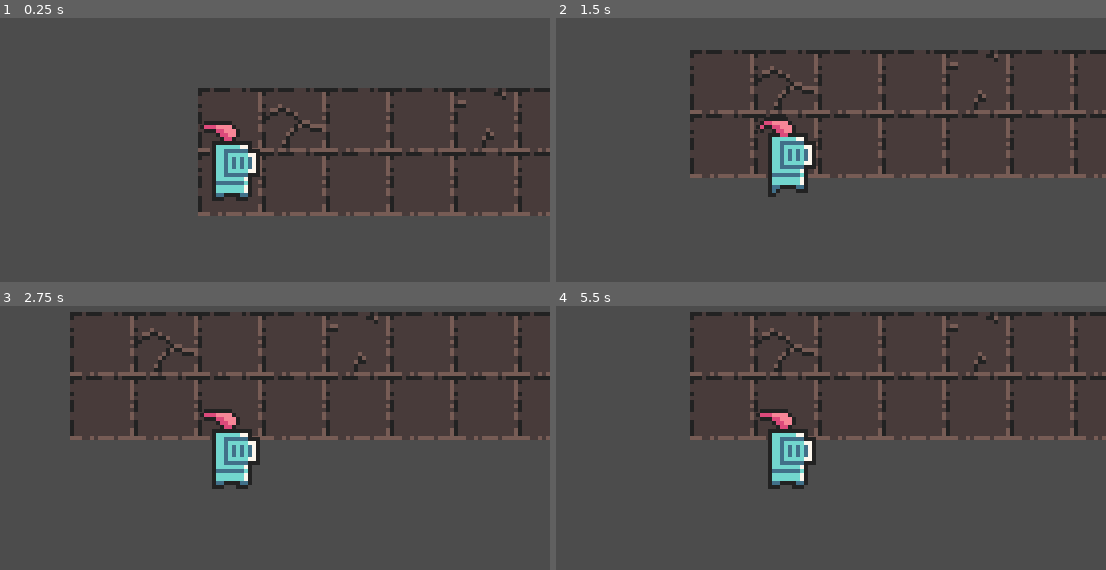
Above: before the commit, frames 1-4 (two rows, left to right).
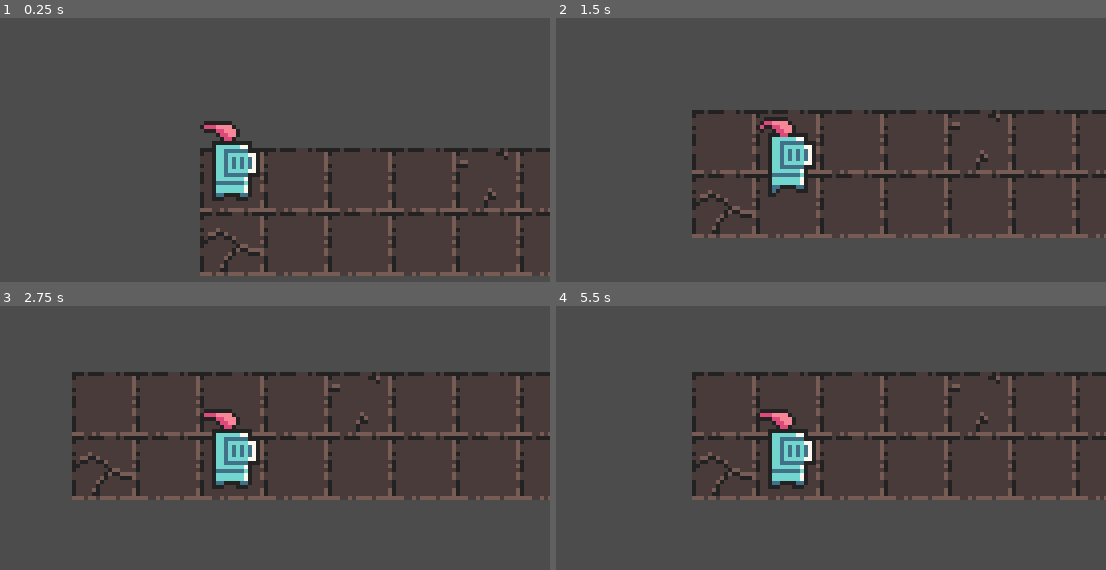
Above: after the commit, the same moments.

Repository: OliJeffery/Seven-Day-Roguelike
Game: Godot game, scene res://World.tscn
Same seed, same stepped clock (60 frames per second), same inputs: the game is played once before the commit and once after it.
Inputs:
- Up to frame 1 (0.25 s): no input
- Up to frame 2 (1.5 s): tap Enter at 0.5 s; hold D (ui_right) 0.53-1.28 s; tap Space at 1.25 s; hold S (ui_down) from 1.28 s (still down)
- Up to frame 3 (2.75 s): tap Enter at 2 s; release S (ui_down) at 2.03 s; hold D (ui_right) from 2.03 s (still down)
- Up to frame 4 (5.5 s): tap Space at 2.75, 4.25 s; release D (ui_right) at 2.78 s; hold W (ui_up) 2.78-3.53 s; tap Enter at 3.5 s; hold A (ui_left) 3.53-5.03 s; hold S (ui_down) from 5.03 s (still down)

The runs differ from the first frame. In frame 1, 8.8% of the frame differs, in the area x 36-100%, y 26-98%; in frame 2, 10%; in frame 3, 12%, in the area x 12-100%, y 2-74%; in frame 4, 10%.

Commit message:
Player restricted within room

Diff:
--- a/Knight.gd
+++ b/Knight.gd
@@ -1,7 +1,7 @@
 extends KinematicBody2D
 
 var player_speed = 48
-var grid_size = 16
+var grid_size
 var motion = Vector2()
 var distance
 var walking = false
@@ -9,9 +9,13 @@
 var player
 var direction
 var continue_moving = false
+var room_area = Vector2()
+var initial_position = Vector2()
+
 
 func _ready():
 	player = get_node(".")
+	player.global_position = initial_position
 
 func _physics_process(delta):
 
@@ -20,35 +24,43 @@
 		$Sprite/AnimationPlayer.play("Idle")
 
 		if Input.is_action_just_pressed("ui_right"):
-			destination.x = player.position.x + grid_size
-			destination.y = player.position.y
+			destination.x = player.global_position.x + grid_size
+			destination.y = player.global_position.y
 			motion.x = player_speed*delta
 			motion.y = 0
 			direction = "right"
+			if destination.x > room_area.x:
+				return
 			walking = true
 
 		if Input.is_action_just_pressed("ui_left"):
-			destination.x = player.position.x - grid_size
-			destination.y = player.position.y
+			destination.x = player.global_position.x - grid_size
+			destination.y = player.global_position.y
 			motion.x = -player_speed*delta
 			motion.y = 0
 			direction = "left"
+			if destination.x < 0:
+				return
 			walking = true
 
 		if Input.is_action_just_pressed("ui_down"):
-			destination.y = player.position.y + grid_size
-			destination.x = player.position.x
+			destination.y = player.global_position.y + grid_size
+			destination.x = player.global_position.x
 			motion.x = 0
 			motion.y = player_speed*delta
 			direction = "down"
+			if destination.y >= room_area.y - grid_size:
+				return
 			walking = true
 
 		if Input.is_action_just_pressed("ui_up"):
-			destination.y = player.position.y - grid_size
-			destination.x = player.position.x
+			destination.y = player.global_position.y - grid_size
+			destination.x = player.global_position.x
 			motion.x = 0
 			motion.y = -player_speed*delta
 			direction = "up"
+			if destination.y <= - grid_size:
+				return
 			walking = true
 
 	if walking:
@@ -57,13 +69,13 @@
 
 func walk():
 	$Sprite/AnimationPlayer.play("Walking")
-	if direction == "right" && player.position.x < destination.x:
+	if direction == "right" && player.global_position.x < destination.x:
 		continue_moving = true
-	elif direction == "left" && player.position.x > destination.x:
+	elif direction == "left" && player.global_position.x > destination.x:
 		continue_moving = true
-	elif direction == "up" && player.position.y > destination.y:
+	elif direction == "up" && player.global_position.y > destination.y:
 		continue_moving = true
-	elif direction == "down" && player.position.y < destination.y:
+	elif direction == "down" && player.global_position.y < destination.y:
 		continue_moving = true
 	else:
 		continue_moving = false
@@ -71,5 +83,6 @@
 	if continue_moving:
 		move_and_collide(motion)
 	else:
-		player.position = destination
+		# Sets the position exactly to stop miscalculations due to delta
+		player.global_position = destination
 		walking = false
--- a/RoomGenerator.gd
+++ b/RoomGenerator.gd
@@ -1 +1,4 @@
 extends Node2D
+
+var width
+var height
--- a/TileMap.gd
+++ b/TileMap.gd
@@ -32,5 +32,12 @@
 	return 0
 
 func get_room_size():
-	width = rng.randi_range(2, 10)
-	height = rng.randi_range(2,10)
+	var parent = get_parent()
+	if parent.width != null:
+		width = parent.width
+	else:
+		width = rng.randi_range(2, 10)
+	if parent.height != null:
+		height = parent.height
+	else:
+		height = rng.randi_range(2,10)
--- /dev/null
+++ b/World.gd
@@ -0,0 +1,25 @@
+extends Node2D
+
+var room = load("res://RoomGenerator.tscn")
+var player = load("res://player_knight.tscn").instance()
+var grid_size = 16
+
+func _ready():
+
+	var starting_room = room.instance()
+	starting_room.set_name("starting_room")
+	#starting_room.width=6
+	#starting_room.height=6
+	add_child(starting_room)
+
+	var tilemap = starting_room.get_node('TileMap')
+	var room_height = tilemap.height * grid_size
+	var room_width = tilemap.width * grid_size
+	var room_area = Vector2(room_width, room_height)
+
+
+	var player_body = player.get_node('Player')
+	player_body.grid_size = grid_size
+	player_body.room_area = room_area
+	player_body.initial_position = Vector2(7.5,-1)
+	add_child(player)
--- a/World.tscn
+++ b/World.tscn
@@ -1,12 +1,6 @@
-[gd_scene load_steps=3 format=2]
+[gd_scene load_steps=2 format=2]
 
-[ext_resource path="res://player_knight.tscn" type="PackedScene" id=1]
-[ext_resource path="res://RoomGenerator.tscn" type="PackedScene" id=2]
+[ext_resource path="res://World.gd" type="Script" id=1]
 
 [node name="World" type="Node2D"]
-
-[node name="RoomGenerator" parent="." instance=ExtResource( 2 )]
-
-[node name="player_knight" parent="RoomGenerator" instance=ExtResource( 1 )]
-position = Vector2( 8, 14 )
-z_index = 2
+script = ExtResource( 1 )
--- a/player_knight.tscn
+++ b/player_knight.tscn
@@ -34,8 +34,7 @@
 "values": [ 3, 4, 8 ]
 }
 
-[sub_resource type="Animation" id=1]
-resource_name = "Walking"
+[sub_resource type="Animation" id=3]
 length = 0.5
 loop = true
 tracks/0/type = "value"
@@ -67,9 +66,9 @@
 
 [node name="AnimationPlayer" type="AnimationPlayer" parent="Player/Sprite"]
 autoplay = "Idle"
-anims/Idle = SubResource( 2 )
-anims/Jump = SubResource( 3 )
-anims/Walking = SubResource( 1 )
+anims/Idle = SubResource( 1 )
+anims/Jump = SubResource( 2 )
+anims/Walking = SubResource( 3 )
 
 [node name="Camera2D" type="Camera2D" parent="Player"]
 current = true
--- a/project.godot
+++ b/project.godot
@@ -23,6 +23,7 @@
 
 window/size/width=160
 window/size/height=120
+window/size/fullscreen=true
 window/size/test_width=640
 window/size/test_height=480
 window/stretch/mode="2d"
Not shown: 2 places in player_knight.tscn that only renumber resources
